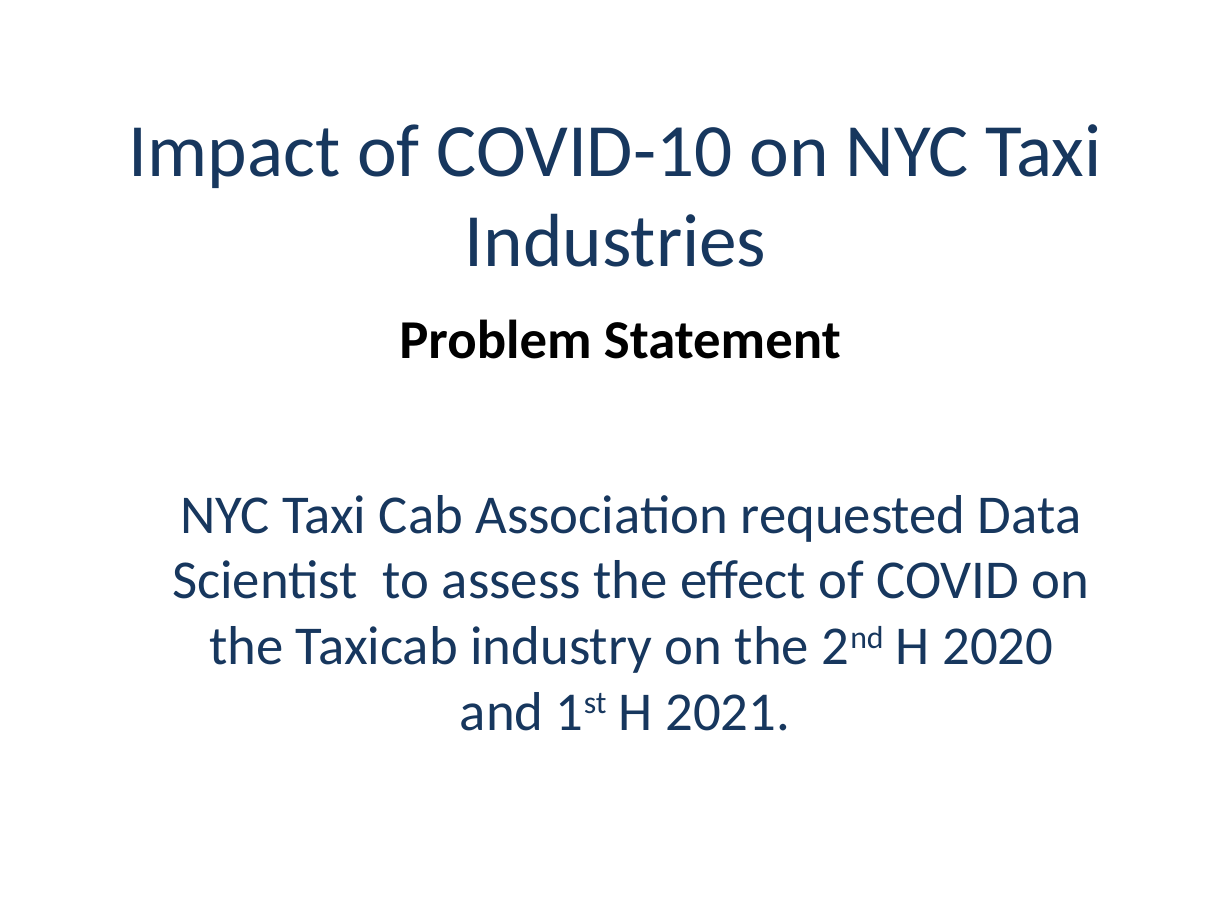
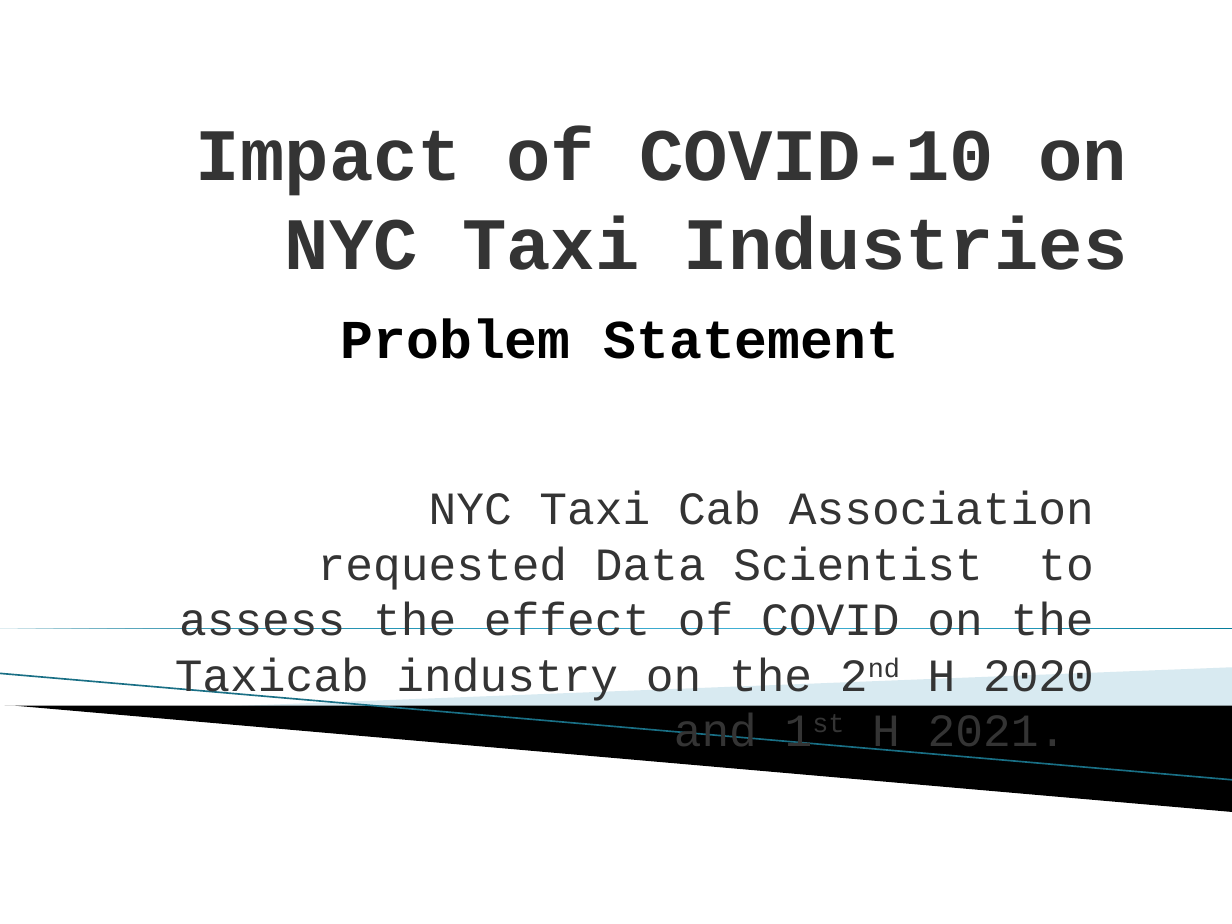
Before and after one commit to ziadmohd/NYCYellowTaxi, a slide deck: slide 1 of Impact of COVID-10 on NYC Taxi Industries.pptx. Drawn at 1232x924 pixels with LibreOffice and Linux fonts; fonts in the diff are those of the drawing; background and template pictures are left out. Boxes give left, top, right and bottom in pixels: in the first picture for what was removed or moved away, otherwise in the second. Text is boxed around its words. In the diff, an @@ line names an element or a change of style, - is before the commit and + after.

```diff
--- a/Impact of COVID-10 on NYC Taxi Industries.pptx
+++ b/Impact of COVID-10 on NYC Taxi Industries.pptx
@@ title "Impact of COVID-10 on NYC ..." at <box>196,127,1128,270</box>: size 44 to 43.2 pt, font Calibri to Courier New, text colour #17375E to #353535, bold on; alignment centre to right; vertical alignment middle to bottom @@
@@ text "Problem Statement" at <box>341,319,899,359</box>: font Calibri to Courier New @@
@@ subtitle "NYC Taxi Cab Association requested ..." at <box>175,491,1094,759</box>: size 32 to 27 pt, font Calibri to Courier New, text colour #17375E to #353535; alignment centre to right; less space between paragraphs @@
@@ right triangle added at <box>0,628,1232,628</box>, fill gradient #007896 to #4CBBDF @@
@@ line added from (0, 674) to (1232, 780), #97C5D8 0.95 pt @@
@@ freeform shape added at <box>228,668,1232,733</box>, fill #A0CBDC at 40% opacity @@
@@ freeform shape added at <box>5,706,1232,812</box>, fill #000000 @@
```
Also in this commit, not shown: 14 other slides changed, 1 slide added.
